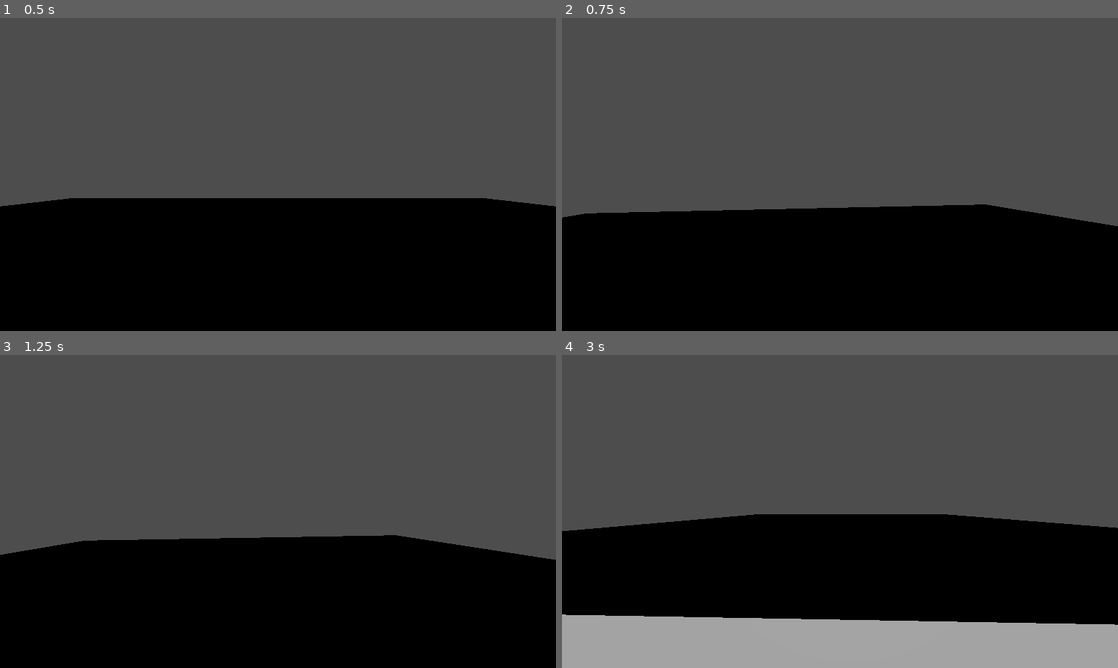
Above: before the commit, frames 1-4 (two rows, left to right).
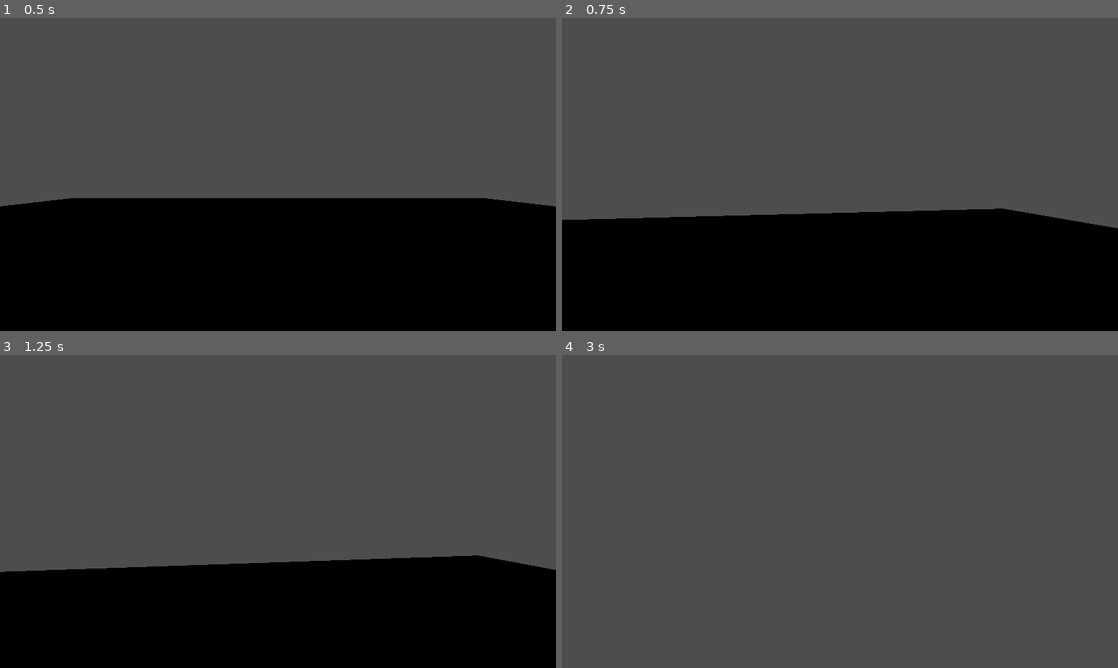
Above: after the commit, the same moments.

Repository: bmv1986/project-berezov
Game: Godot game, scene res://scenes/Main.tscn
Same seed, same stepped clock (60 frames per second), same inputs: the game is played once before the commit and once after it.
Inputs (mouse positions are in pixels of both pictures, inside the frame that each line leads up to):
- Up to frame 1 (0.5 s): no input
- Up to frame 2 (0.75 s): tap Enter (ui_accept) at 0.5 s; move the mouse to (867, 174) at 0.52 s; hold Up (ui_up) from 0.53 s (still down); hold Shift from 0.53 s (still down)
- Up to frame 3 (1.25 s): keep holding Up (ui_up); keep holding Shift; tap Enter (ui_accept) at 0.77 s
- Up to frame 4 (3 s): keep holding Up (ui_up); move the mouse to (812, 511) at 1.27 s; release Shift at 1.28 s; tap Shift at 1.35, 2.85 s; tap Enter (ui_accept) at 1.52 s; move the mouse to (851, 505) at 2.02 s; hold Shift 2.03-2.78 s; move the mouse to (834, 517) at 2.77 s

Frame 1 is identical in both runs. In frame 2, 1.4% of the frame differs, in the area x 0-100%, y 59-68%; in frame 3, 6.8%; in frame 4, 47%, in the area x 0-100%, y 50-100%.

Commit message:
Update Player.gd

Diff:
--- a/scripts/Player.gd
+++ b/scripts/Player.gd
@@ -49,21 +49,23 @@
 		velocity.y = jump_velocity
 
 	# 3. Расчет направления движения (относительно камеры)
-	# ui_left/right/up/down по умолчанию это A/D/W/S
 	var input_dir = Input.get_vector("ui_left", "ui_right", "ui_up", "ui_down")
 
-	# Получаем векторы "вперед" и "вправо" от глобального положения камеры
-	var forward = camera.global_transform.basis.z
+	var forward = -camera.global_transform.basis.z  # <-- МИНУС ЗДЕСЬ
 	var right = camera.global_transform.basis.x
+
+	forward.y = 0
+	right.y = 0
+	forward = forward.normalized()
+	right = right.normalized()
+
+	var direction = (forward * -input_dir.y + right * input_dir.x).normalized()
 
 	# Обнуляем ось Y, чтобы наклон камеры не заставлял персонажа лететь в небо
 	forward.y = 0
 	right.y = 0
 	forward = forward.normalized()
 	right = right.normalized()
-
-	# Итоговый вектор движения
-	var direction = (forward * -input_dir.y + right * input_dir.x).normalized()
 
 	# 4. Применение скорости (Спринт по Shift)
 	var current_speed = walk_speed
